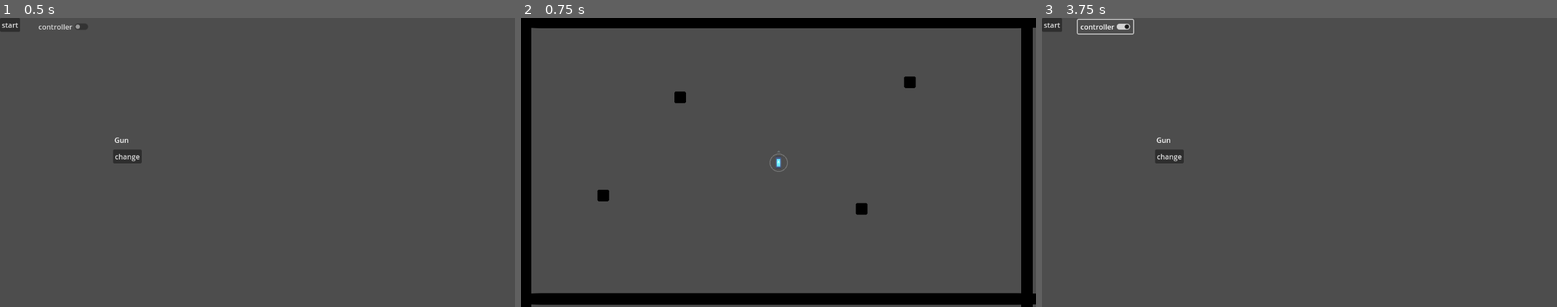
Above: before the commit, frames 1-3 (left to right).
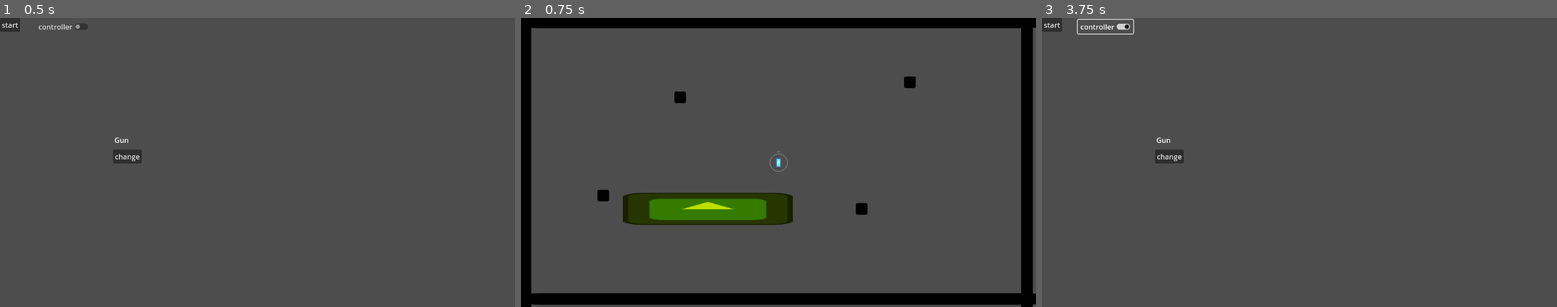
Above: after the commit, the same moments.

Repository: john-code102/Game_01
Game: Godot game, scene res://menu.tscn
The game is run twice, just before and just after one commit, with the same random seed, the same clock (stepped at 60 frames per second) and the same inputs. The engine's default icon, where the game draws it, is replaced by a stand-in: a white triangle on a blue panel in a dark square.
Inputs:
- Up to frame 1 (0.5 s): no input
- Up to frame 2 (0.75 s): click "start" at 0.5 s
- Up to frame 3 (3.75 s): tap Enter at 1.25 s; tap R (return home) at 1.35, 2.85 s; click "start" at 2 s; tap Space at 2.75 s; click "controller" at 3.5 s

Frame 1 is identical in both runs. In frame 2, 3.7% of the frame differs, in the area x 19-53%, y 60-72%; in frame 3, nothing differs.

Commit message:
just adding breaking objects

Diff:
--- a/top-down-shooter/game.tscn
+++ b/top-down-shooter/game.tscn
@@ -1,15 +1,14 @@
-[gd_scene load_steps=4 format=3 uid="uid://cfusd7frphra1"]
+[gd_scene load_steps=5 format=3 uid="uid://cfusd7frphra1"]
 
 [ext_resource type="PackedScene" uid="uid://38axbtnnp5fm" path="res://player.tscn" id="1_80nbo"]
 [ext_resource type="Texture2D" uid="uid://djmfxcopu6p" path="res://icon.svg" id="2_e2o6t"]
+[ext_resource type="PackedScene" uid="uid://dqy6e5rkort64" path="res://breaking object.tscn" id="3_feb5d"]
 
 [sub_resource type="RectangleShape2D" id="RectangleShape2D_e2o6t"]
 size = Vector2(122, 124)
 
 [node name="game" type="Node2D"]
 position = Vector2(423, 312)
-
-[node name="CharacterBody2D" parent="." instance=ExtResource("1_80nbo")]
 
 [node name="CanvasModulate" type="CanvasModulate" parent="."]
 color = Color(0.733082, 0.876917, 0.997945, 1)
@@ -119,3 +118,9 @@
 
 [node name="CollisionShape2D" type="CollisionShape2D" parent="StaticBody2D8"]
 shape = SubResource("RectangleShape2D_e2o6t")
+
+[node name="BreakingObject" parent="." instance=ExtResource("3_feb5d")]
+position = Vector2(-79, 52)
+strength = 10.0
+
+[node name="player" parent="." instance=ExtResource("1_80nbo")]
